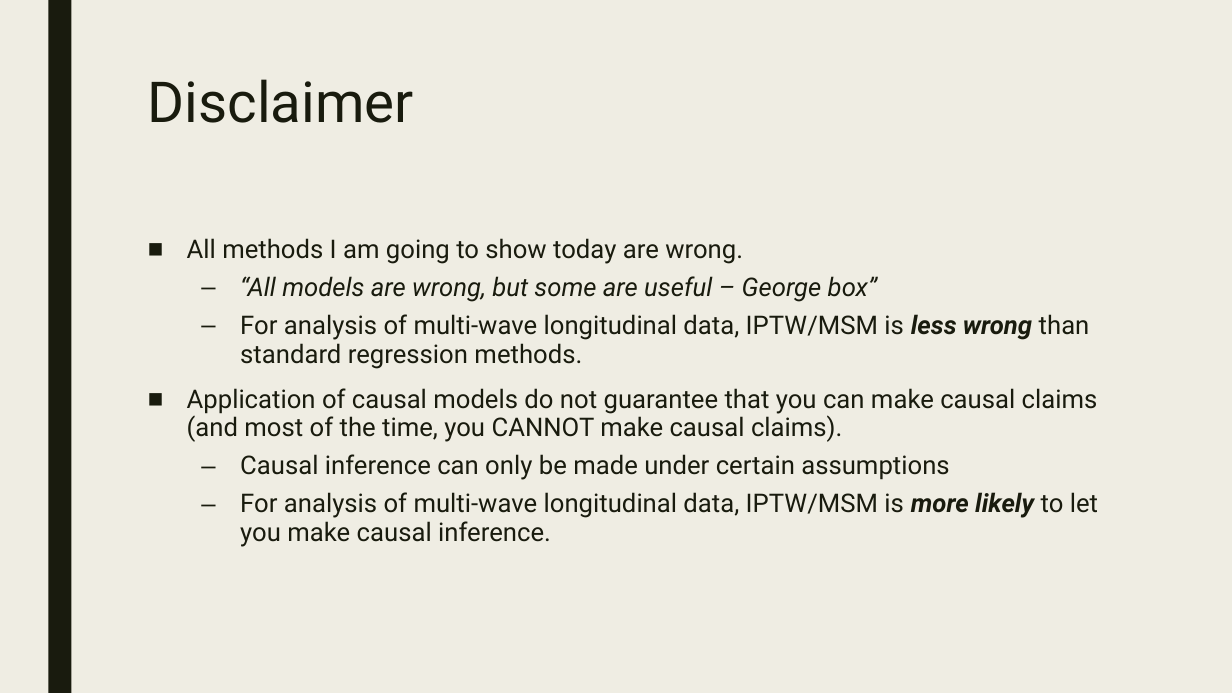
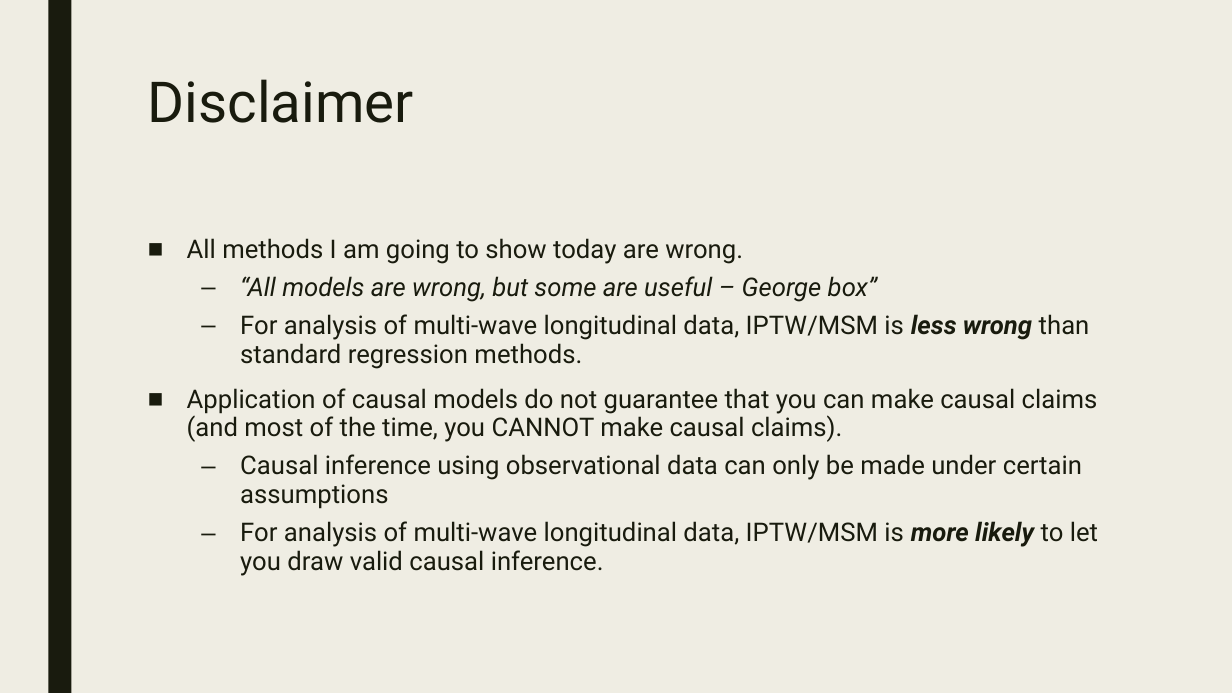
Before and after one commit to gckc123/gckc123.github.io, a slide deck: slide 6 of consultation/materials/2020_12_08_iptw_msm.pptx. Drawn at 1232x693 pixels with LibreOffice and Linux fonts; fonts in the diff are those of the drawing. Boxes give left, top, right and bottom in pixels: in the first picture for what was removed or moved away, otherwise in the second. Text is boxed around its words. In the diff, an @@ line names an element or a change of style, - is before the commit and + after.

Commit message:
Update iptw slides

```diff
--- a/consultation/materials/2020_12_08_iptw_msm.pptx
+++ b/consultation/materials/2020_12_08_iptw_msm.pptx
@@ text at (240,454,1098,576): text changed @@
-  – Causal inference can only be made under certain assumptions
-  – For analysis of multi-wave longitudinal data, IPTW/MSM is more likely to let you make causal inference.
+  – Causal inference using observational data can only be made under certain assumptions
+  – For analysis of multi-wave longitudinal data, IPTW/MSM is more likely to let you draw valid causal inference.
```
Also in this commit, not shown: 4 other slides changed, 19 other files.
